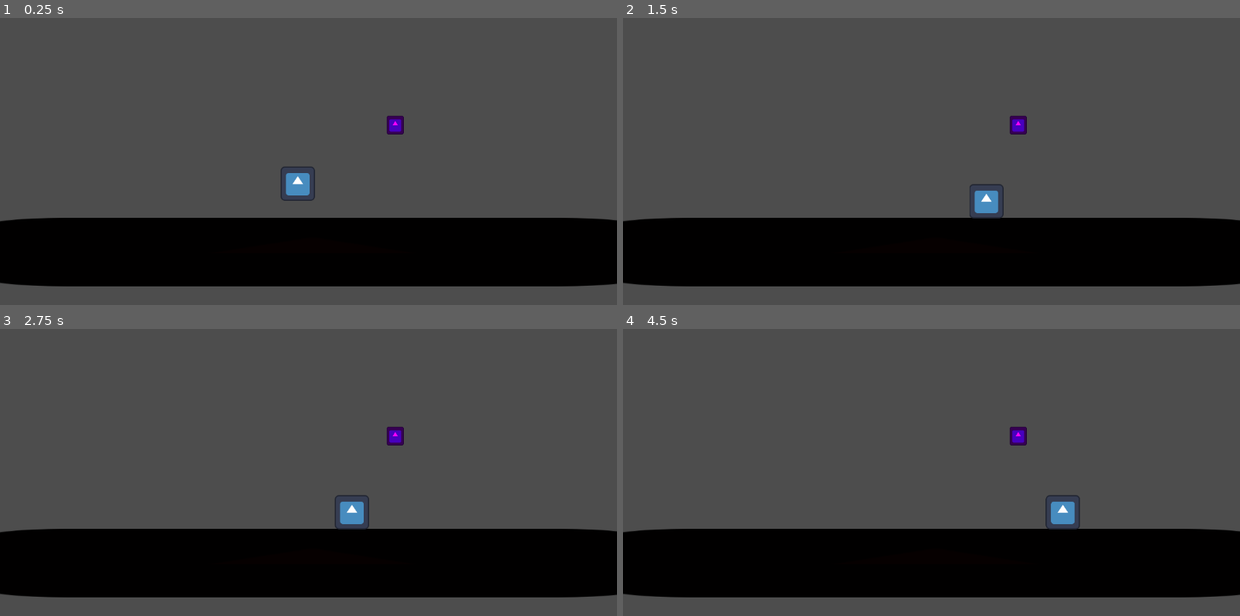
Above: before the commit, frames 1-4 (two rows, left to right).
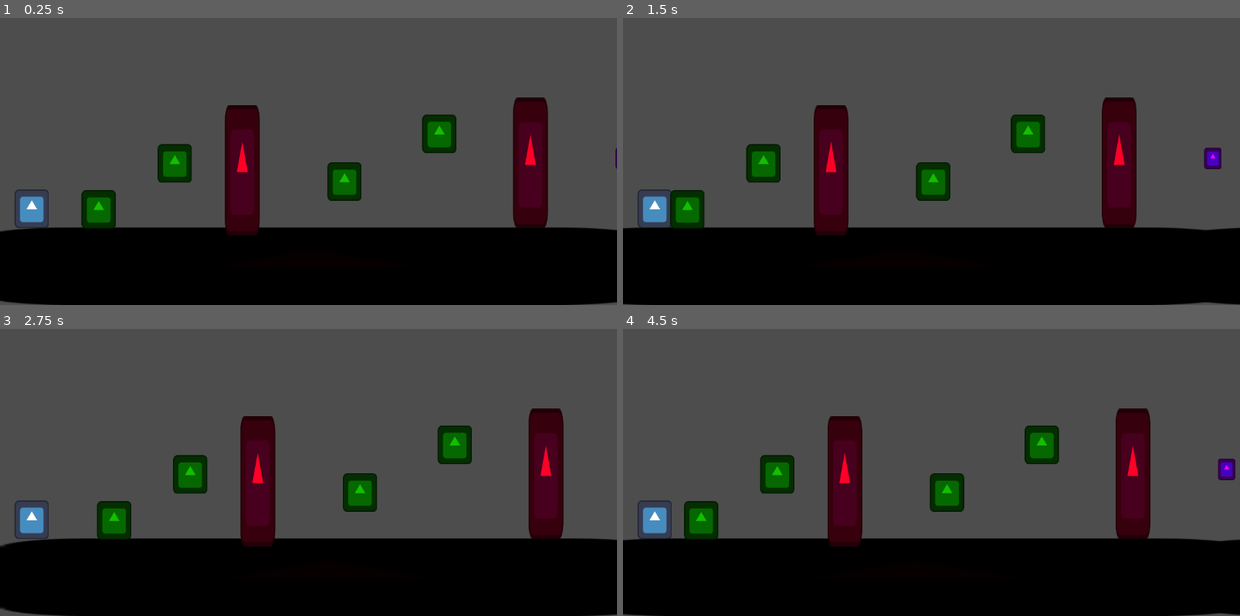
Above: after the commit, the same moments.

Repository: GonzaloDP/MovimientoJuego2D
Game: Godot game, scene res://mundo.tscn
Two runs of this game, one before a commit and one after it. Both use one fixed random seed, a clock stepped at 60 frames per second and the inputs below. The engine's default icon, where the game draws it, is replaced by a stand-in: a white triangle on a blue panel in a dark square.
Inputs:
- Up to frame 1 (0.25 s): no input
- Up to frame 2 (1.5 s): hold Right (derecha) from 0.53 s (still down); tap Space (dash) at 0.6, 1.35 s; tap Up (saltar) at 0.77 s
- Up to frame 3 (2.75 s): tap Up (saltar) at 1.52 s; release Right (derecha) at 2.03 s; hold Left (izquierda) from 2.03 s (still down); tap Space (dash) at 2.1 s
- Up to frame 4 (4.5 s): release Left (izquierda) at 2.78 s; hold Right (derecha) 2.78-4.28 s; tap Space (dash) at 2.85, 3.6, 4.35 s; tap Up (saltar) at 3.02, 3.77 s; hold Left (izquierda) from 4.28 s (still down)

The runs differ from the first frame. In frame 1, 18% of the frame differs, in the area x 0-100%, y 27-100%; in frame 2, 18%; in frame 3, 18%; in frame 4, 19%.

Commit message:
Puesta de camara y escenarios

Diff:
--- /dev/null
+++ b/movimiento-juego-2d/caja.tscn
@@ -0,0 +1,18 @@
+[gd_scene format=3 uid="uid://cveojljx6ua3t"]
+
+[ext_resource type="Texture2D" uid="uid://0bwe33hc03n5" path="res://icon.svg" id="1_a7ipy"]
+
+[sub_resource type="RectangleShape2D" id="RectangleShape2D_43avb"]
+size = Vector2(57, 58)
+
+[node name="Caja" type="StaticBody2D" unique_id=628677942]
+metadata/_edit_group_ = true
+
+[node name="Sprite2D" type="Sprite2D" parent="." unique_id=1645266008]
+modulate = Color(0.078431375, 0.74509805, 0, 1)
+scale = Vector2(0.5, 0.5)
+texture = ExtResource("1_a7ipy")
+
+[node name="CollisionShape2D" type="CollisionShape2D" parent="." unique_id=1496926695]
+position = Vector2(-0.5, 0)
+shape = SubResource("RectangleShape2D_43avb")
--- a/movimiento-juego-2d/mundo.tscn
+++ b/movimiento-juego-2d/mundo.tscn
@@ -4,6 +4,8 @@
 [ext_resource type="Script" uid="uid://df124egr22uhb" path="res://mundo.gd" id="1_otwa2"]
 [ext_resource type="PackedScene" uid="uid://cf3cvda0bv6x" path="res://static_body_2d.tscn" id="2_fw4w5"]
 [ext_resource type="PackedScene" uid="uid://dvarmhuxrckp6" path="res://objeto_parreable.tscn" id="3_fw4w5"]
+[ext_resource type="PackedScene" uid="uid://cveojljx6ua3t" path="res://caja.tscn" id="5_aou4a"]
+[ext_resource type="PackedScene" uid="uid://c7m6xetdhfv36" path="res://pared.tscn" id="6_5ckkb"]
 
 [node name="Node2D" type="Node2D" unique_id=1985631070]
 script = ExtResource("1_otwa2")
@@ -12,10 +14,106 @@
 position = Vector2(33, 549)
 
 [node name="Player" parent="." unique_id=559844357 instance=ExtResource("1_lgngo")]
-position = Vector2(556, 383)
+position = Vector2(58, 450)
+
+[node name="Camera2D" type="Camera2D" parent="Player" unique_id=1678096458]
+position = Vector2(-2, 0)
+offset = Vector2(518.605, -127.495)
+zoom = Vector2(1, 1.13)
+drag_vertical_enabled = true
+drag_left_margin = 1.0
+drag_top_margin = 1.0
+drag_right_margin = 0.68
+drag_bottom_margin = 0.0
+editor_draw_drag_margin = true
 
 [node name="ObjetoParreable" parent="." unique_id=140518511 instance=ExtResource("3_fw4w5")]
-position = Vector2(738, 311)
+position = Vector2(1164, 370)
+
+[node name="Caja" parent="." unique_id=628677942 instance=ExtResource("5_aou4a")]
+position = Vector2(183, 455)
+
+[node name="Caja2" parent="." unique_id=387345891 instance=ExtResource("5_aou4a")]
+position = Vector2(325, 379)
+
+[node name="Pared" parent="." unique_id=2785693 instance=ExtResource("6_5ckkb")]
+position = Vector2(452, 283)
+
+[node name="Pared2" parent="." unique_id=1532485920 instance=ExtResource("6_5ckkb")]
+position = Vector2(990, 271)
+
+[node name="Caja3" parent="." unique_id=409507526 instance=ExtResource("5_aou4a")]
+position = Vector2(642, 409)
+
+[node name="Caja4" parent="." unique_id=1373490197 instance=ExtResource("5_aou4a")]
+position = Vector2(819, 330)
+
+[node name="Piso2" parent="." unique_id=1356668446 instance=ExtResource("2_fw4w5")]
+position = Vector2(1169, 549)
+
+[node name="Caja5" parent="." unique_id=1262308976 instance=ExtResource("5_aou4a")]
+position = Vector2(1279, 364)
+
+[node name="ObjetoParreable2" parent="." unique_id=1562769241 instance=ExtResource("3_fw4w5")]
+position = Vector2(1390, 312)
+
+[node name="Pared3" parent="." unique_id=1457908842 instance=ExtResource("6_5ckkb")]
+position = Vector2(1497, 272)
+
+[node name="Pared4" parent="." unique_id=2049548073 instance=ExtResource("6_5ckkb")]
+position = Vector2(1874, 274)
+
+[node name="Caja6" parent="." unique_id=1737988764 instance=ExtResource("5_aou4a")]
+position = Vector2(1561, 393)
+
+[node name="Caja7" parent="." unique_id=1082859911 instance=ExtResource("5_aou4a")]
+position = Vector2(1734, 305)
+
+[node name="ObjetoParreable3" parent="." unique_id=54676656 instance=ExtResource("3_fw4w5")]
+position = Vector2(1653, 424)
+
+[node name="ObjetoParreable4" parent="." unique_id=1826930582 instance=ExtResource("3_fw4w5")]
+position = Vector2(1636, 271)
+
+[node name="Piso3" parent="." unique_id=1828344966 instance=ExtResource("2_fw4w5")]
+position = Vector2(2203, 549)
+
+[node name="Pared5" parent="." unique_id=1566638546 instance=ExtResource("6_5ckkb")]
+position = Vector2(2309, 270)
+
+[node name="Pared6" parent="." unique_id=1956697737 instance=ExtResource("6_5ckkb")]
+position = Vector2(2948, 272)
+
+[node name="Caja8" parent="." unique_id=1688715955 instance=ExtResource("5_aou4a")]
+position = Vector2(2005, 392)
+
+[node name="Caja9" parent="." unique_id=257353736 instance=ExtResource("5_aou4a")]
+position = Vector2(2149, 328)
+
+[node name="Caja10" parent="." unique_id=54809092 instance=ExtResource("5_aou4a")]
+position = Vector2(2669, 452)
+
+[node name="Caja11" parent="." unique_id=1228880829 instance=ExtResource("5_aou4a")]
+position = Vector2(2820, 385)
+
+[node name="Caja12" parent="." unique_id=1850375655 instance=ExtResource("5_aou4a")]
+position = Vector2(2689, 319)
+
+[node name="ObjetoParreable5" parent="." unique_id=975485322 instance=ExtResource("3_fw4w5")]
+position = Vector2(2507, 399)
+
+[node name="ObjetoParreable6" parent="." unique_id=1277381888 instance=ExtResource("3_fw4w5")]
+position = Vector2(2774, 346)
 
 [connection signal="body_entered" from="ObjetoParreable" to="Player" method="_on_objeto_parreable_body_entered"]
 [connection signal="body_exited" from="ObjetoParreable" to="Player" method="_on_objeto_parreable_body_exited"]
+[connection signal="body_entered" from="ObjetoParreable2" to="Player" method="_on_objeto_parreable_2_body_entered"]
+[connection signal="body_exited" from="ObjetoParreable2" to="Player" method="_on_objeto_parreable_2_body_exited"]
+[connection signal="body_entered" from="ObjetoParreable3" to="Player" method="_on_objeto_parreable_3_body_entered"]
+[connection signal="body_exited" from="ObjetoParreable3" to="Player" method="_on_objeto_parreable_3_body_exited"]
+[connection signal="body_entered" from="ObjetoParreable4" to="Player" method="_on_objeto_parreable_4_body_entered"]
+[connection signal="body_exited" from="ObjetoParreable4" to="Player" method="_on_objeto_parreable_4_body_exited"]
+[connection signal="body_entered" from="ObjetoParreable5" to="Player" method="_on_objeto_parreable_5_body_entered"]
+[connection signal="body_exited" from="ObjetoParreable5" to="Player" method="_on_objeto_parreable_5_body_exited"]
+[connection signal="body_entered" from="ObjetoParreable6" to="Player" method="_on_objeto_parreable_6_body_entered"]
+[connection signal="body_exited" from="ObjetoParreable6" to="Player" method="_on_objeto_parreable_6_body_exited"]
--- /dev/null
+++ b/movimiento-juego-2d/pared.tscn
@@ -0,0 +1,18 @@
+[gd_scene format=3 uid="uid://c7m6xetdhfv36"]
+
+[ext_resource type="Texture2D" uid="uid://0bwe33hc03n5" path="res://icon.svg" id="1_dk1tx"]
+
+[sub_resource type="RectangleShape2D" id="RectangleShape2D_li5il"]
+size = Vector2(61, 215)
+
+[node name="Pared" type="StaticBody2D" unique_id=2785693]
+
+[node name="Sprite2D" type="Sprite2D" parent="." unique_id=1087375653]
+modulate = Color(1, 0.003921569, 0.15294118, 1)
+position = Vector2(-1, 107.000015)
+scale = Vector2(0.5078125, 1.6875001)
+texture = ExtResource("1_dk1tx")
+
+[node name="CollisionShape2D" type="CollisionShape2D" parent="." unique_id=1694636533]
+position = Vector2(-0.5, 106.5)
+shape = SubResource("RectangleShape2D_li5il")
--- a/movimiento-juego-2d/player.gd
+++ b/movimiento-juego-2d/player.gd
@@ -3,7 +3,7 @@
 @onready var DashDuracion = $DashDuracion
 
 const velocidad = 5000.0
-const gravedad = 19
+var gravedad = 19.0
 const dash = 150.0
 var salto_diponible = true
 var velocidad_de_salto = -500.0
@@ -26,6 +26,7 @@
 	if dasheando:  #Dasheando con el pj
 		velocity.x = dash_direccion * dash
 		velocity.y = 0.0
+		gravedad = 0
 		se_puede_dashear = false
 
 	if is_on_floor() or puede_parrear: #Condición del salto
@@ -42,9 +43,30 @@
 func _on_dash_duracion_timeout() -> void: #Señal para saber que hacer cuando termina el timer del dash
 	dasheando = false
 	DashDuracion.stop()
+	gravedad = 19
 	se_puede_dashear = true
 
 func _on_objeto_parreable_body_entered(body: Node2D) -> void:
 	puede_parrear = true
 func _on_objeto_parreable_body_exited(body: Node2D) -> void:
 	puede_parrear = false
+func _on_objeto_parreable_2_body_entered(body: Node2D) -> void:
+	puede_parrear = true
+func _on_objeto_parreable_2_body_exited(body: Node2D) -> void:
+	puede_parrear = false
+func _on_objeto_parreable_3_body_entered(body: Node2D) -> void:
+	puede_parrear = true
+func _on_objeto_parreable_3_body_exited(body: Node2D) -> void:
+	puede_parrear = false
+func _on_objeto_parreable_4_body_entered(body: Node2D) -> void:
+	puede_parrear = true
+func _on_objeto_parreable_4_body_exited(body: Node2D) -> void:
+	puede_parrear = false
+func _on_objeto_parreable_5_body_entered(body: Node2D) -> void:
+	puede_parrear = true
+func _on_objeto_parreable_5_body_exited(body: Node2D) -> void:
+	puede_parrear = false
+func _on_objeto_parreable_6_body_entered(body: Node2D) -> void:
+	puede_parrear = true
+func _on_objeto_parreable_6_body_exited(body: Node2D) -> void:
+	puede_parrear = false
